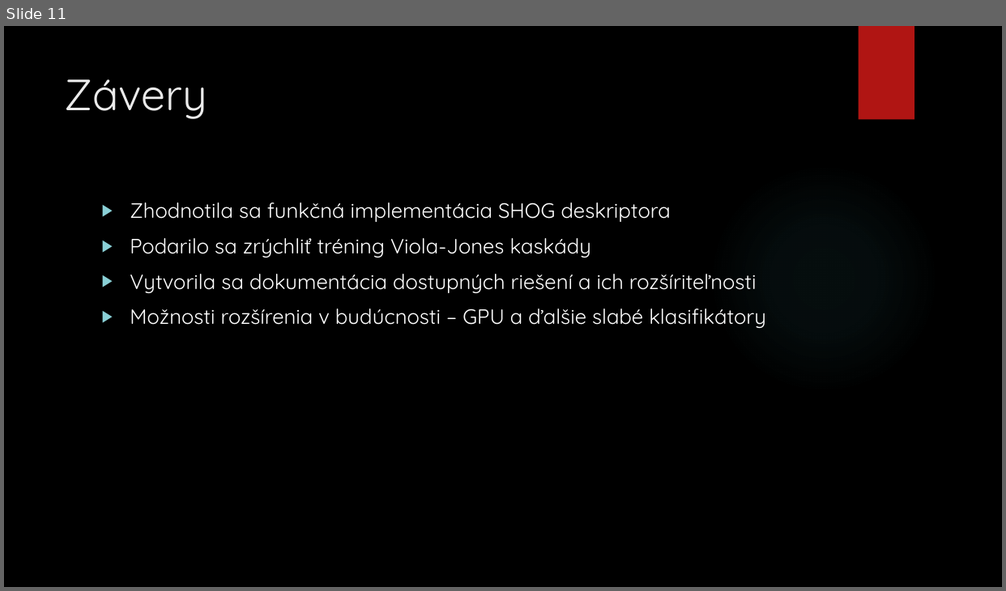
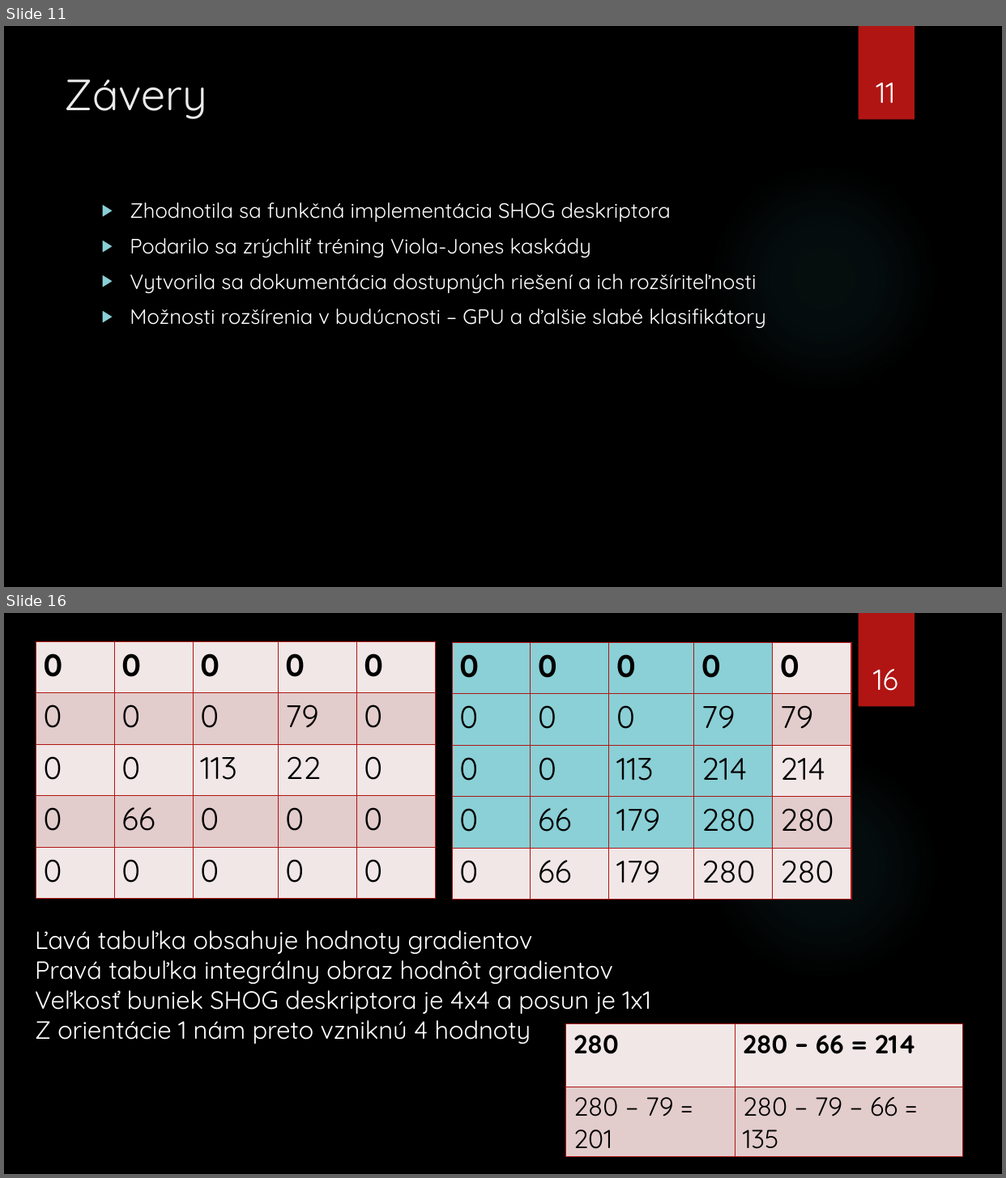
Before and after one commit to killerwife/IngProjekt, a slide deck: Diplomova Praca/PrezentaciaStatnice.pptx. Shown one above the other, each under a label of ours: slide 11 before the commit, slides 11 and 16 after it; the slides between them are not shown. The pictures are 1006x591 and 1006x1178 pixels, drawn with LibreOffice and Linux fonts; fonts in the diff are those of the drawing; background and template pictures are left out. Boxes give left, top, right and bottom in pixels: in the first picture for what was removed or moved away, otherwise in the second. Text is boxed around its words. In the diff, an @@ line names an element or a change of style, - is before the commit and + after.

```diff
--- a/Diplomova Praca/PrezentaciaStatnice.pptx
+++ b/Diplomova Praca/PrezentaciaStatnice.pptx
@@ slide 16 added at <box>4,613,1002,1174</box>, background picture (left out); not listed: 2 template elements that a slide beside it also shows @@
@@ table added at <box>36,641,436,899</box>, 5 rows, 5 columns @@
+0 | 0 | 0 | 0 | 0
+0 | 0 | 0 | 79 | 0
+0 | 0 | 113 | 22 | 0
+0 | 66 | 0 | 0 | 0
+0 | 0 | 0 | 0 | 0
@@ table added at <box>453,642,852,900</box>, 5 rows, 5 columns @@
+0 | 0 | 0 | 0 | 0
+0 | 0 | 0 | 79 | 79
+0 | 0 | 113 | 214 | 214
+0 | 66 | 179 | 280 | 280
+0 | 66 | 179 | 280 | 280
@@ page number added at <box>873,669,898,691</box>, 28 pt, text #FFFFFF @@
+16
@@ text added at <box>35,931,650,1044</box>, 24 pt, text #FFFFFF @@
+Ľavá tabuľka obsahuje hodnoty gradientov
+Pravá tabuľka integrálny obraz hodnôt gradientov
+Veľkosť buniek SHOG deskriptora je 4x4 a posun je 1x1
+Z orientácie 1 nám preto vzniknú 4 hodnoty
@@ table added at <box>566,1024,963,1157</box>, 2 rows, 2 columns @@
+280 | 280 – 66 = 214
+280 – 79 = 201 | 280 – 79 – 66 = 135
@@ slide 11 changed as well @@
@@ page number added at <box>876,83,895,103</box>, 28 pt, text #FFFFFF @@
+11
```
Also in this commit, not shown: 9 other slides changed, 5 other slides added, 2 slides removed, 5 other files.
